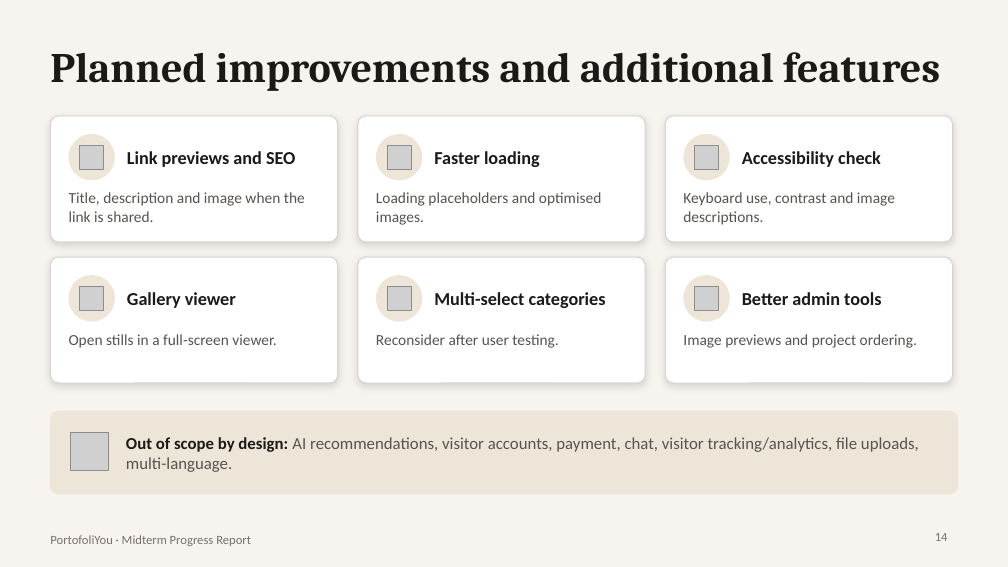
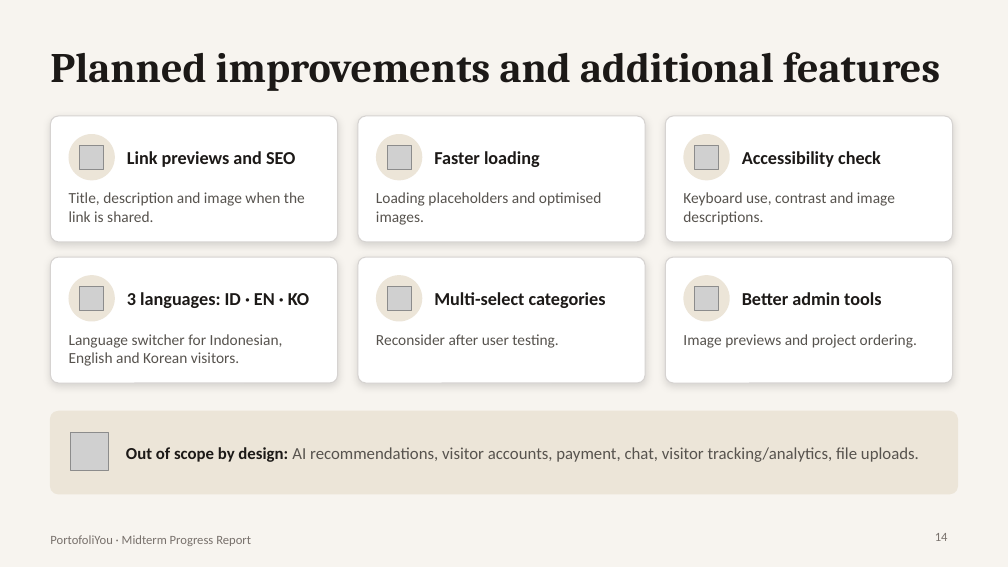
Before and after one commit to netchenchen31/PortofoliYou, a slide deck: slide 14 of docs/PortofoliYou_Midterm_Report.pptx. Drawn at 1008x567 pixels with LibreOffice and Linux fonts; fonts in the diff are those of the drawing; grey boxes stand for pictures. Boxes give left, top, right and bottom in pixels: in the first picture for what was removed or moved away, otherwise in the second. Text is boxed around its words. In the diff, an @@ line names an element or a change of style, - is before the commit and + after.

```diff
--- a/docs/PortofoliYou_Midterm_Report.pptx
+++ b/docs/PortofoliYou_Midterm_Report.pptx
@@ text at bbox=[127, 292, 309, 308]: text changed @@
-Gallery viewer
+3 languages: ID · EN · KO
@@ text at bbox=[69, 334, 283, 366]: text changed @@
-Open stills in a full-screen viewer.
+Language switcher for Indonesian, English and Korean visitors.
@@ text at bbox=[126, 447, 919, 462]: text changed @@
-Out of scope by design: AI recommendations, visitor accounts, payment, chat, visitor tracking/analytics, file uploads, multi-language.
+Out of scope by design: AI recommendations, visitor accounts, payment, chat, visitor tracking/analytics, file uploads.
```
Also in this commit, not shown: 1 other file.
